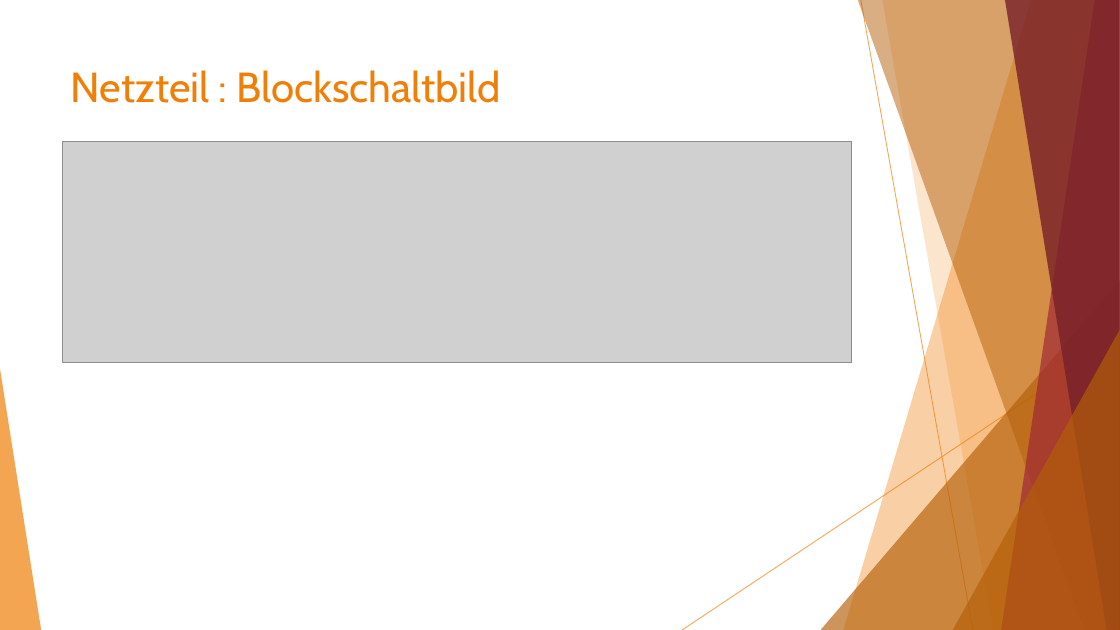
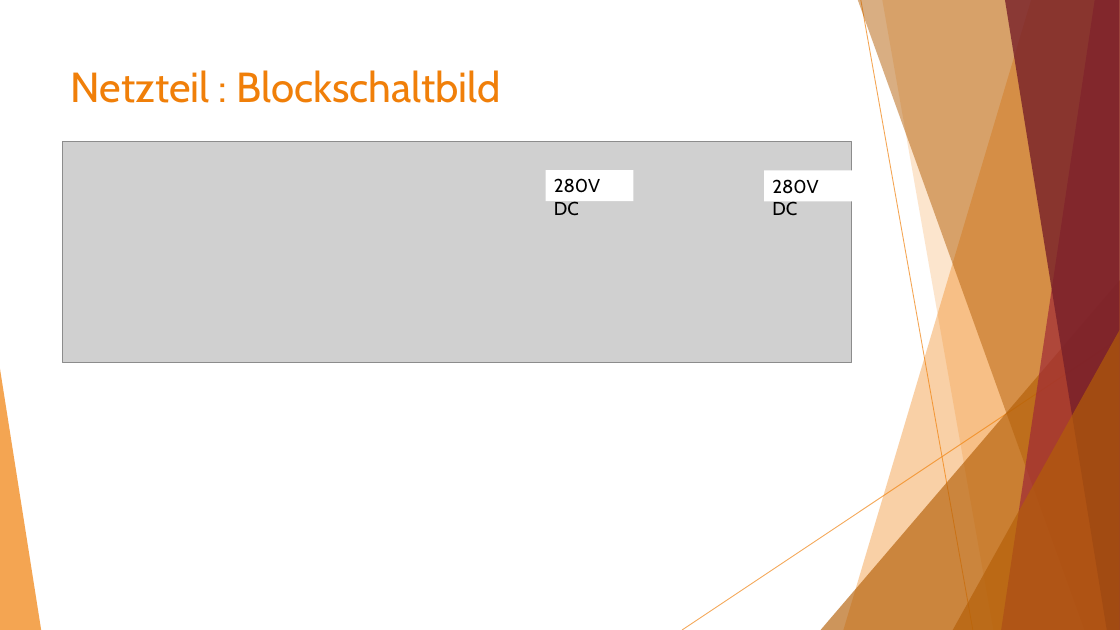
Before and after one commit to Staudi14/tube-amplifier, a slide deck: slide 6 of Präsentation/Röhrenverstärker.pptx. Drawn at 1120x630 pixels with LibreOffice and Linux fonts; fonts in the diff are those of the drawing; grey boxes stand for pictures. Boxes give left, top, right and bottom in pixels: in the first picture for what was removed or moved away, otherwise in the second. Text is boxed around its words. In the diff, an @@ line names an element or a change of style, - is before the commit and + after.

```diff
--- a/Präsentation/Röhrenverstärker.pptx
+++ b/Präsentation/Röhrenverstärker.pptx
@@ rectangle added at box(546, 171, 634, 202), fill #FFFFFF, 16 pt, text #000000 @@
+280V DC
@@ rectangle added at box(765, 171, 853, 202), fill #FFFFFF, 16 pt, text #000000 @@
+280V DC
```
Also in this commit, not shown: 2 other slides changed.
